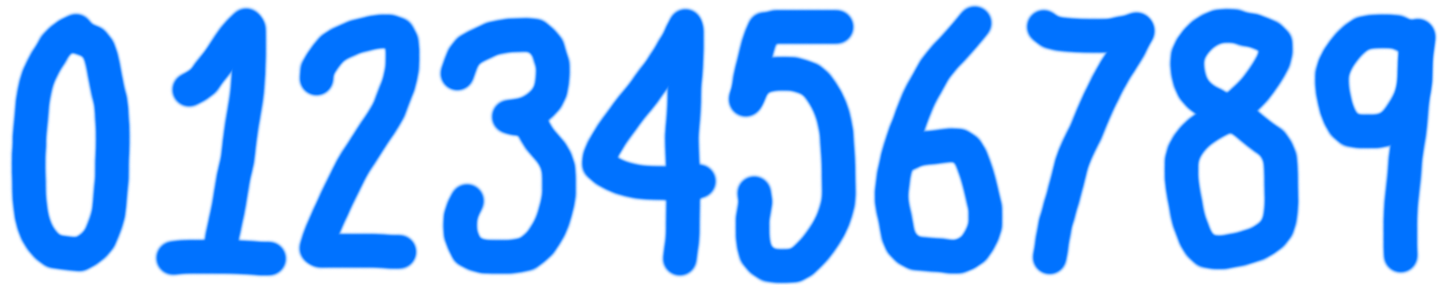
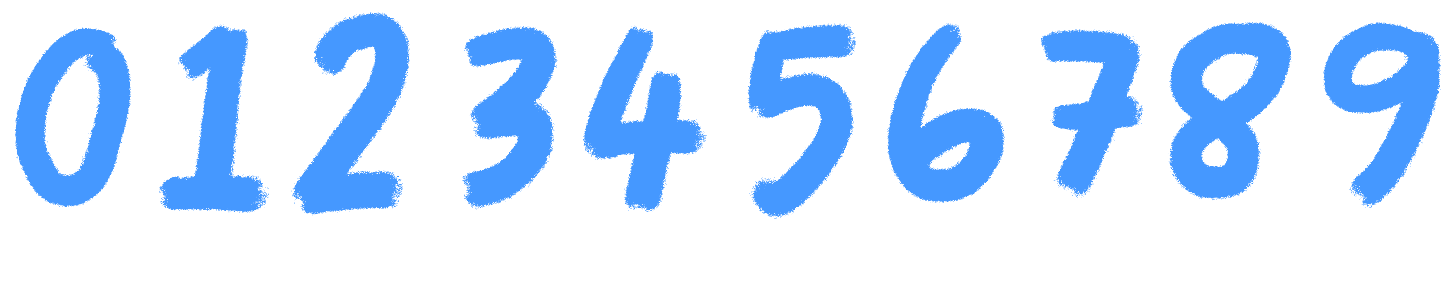
Revision of a layered (1450, 285) image; what changed, layer by layer:
added layer "Layer 2" above "Layer 1" over [14, 12, 1441, 219]
hid "Layer 1" over [9, 11, 133, 274]
hid "Layer 1 copy 2" over [153, 3, 1439, 285]
